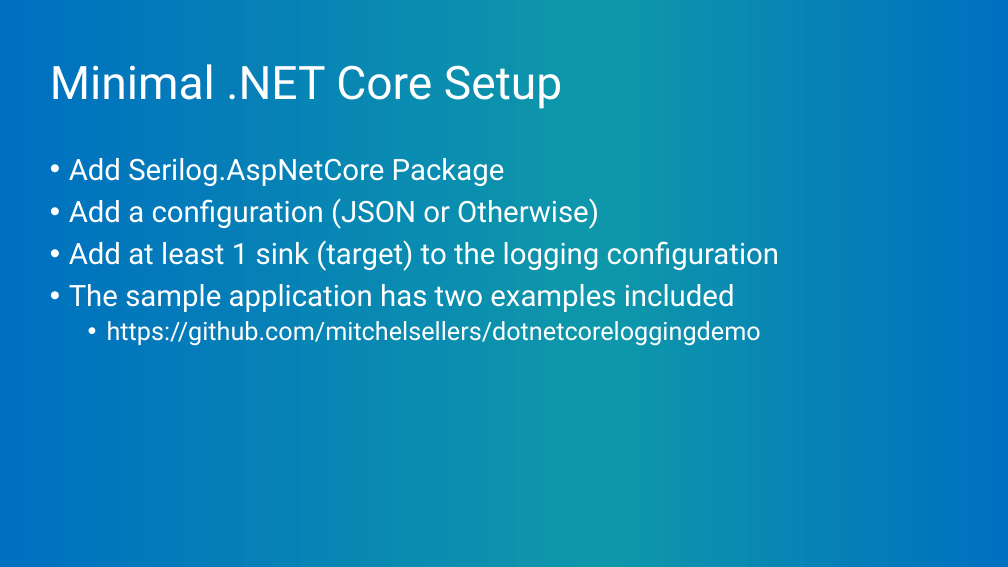
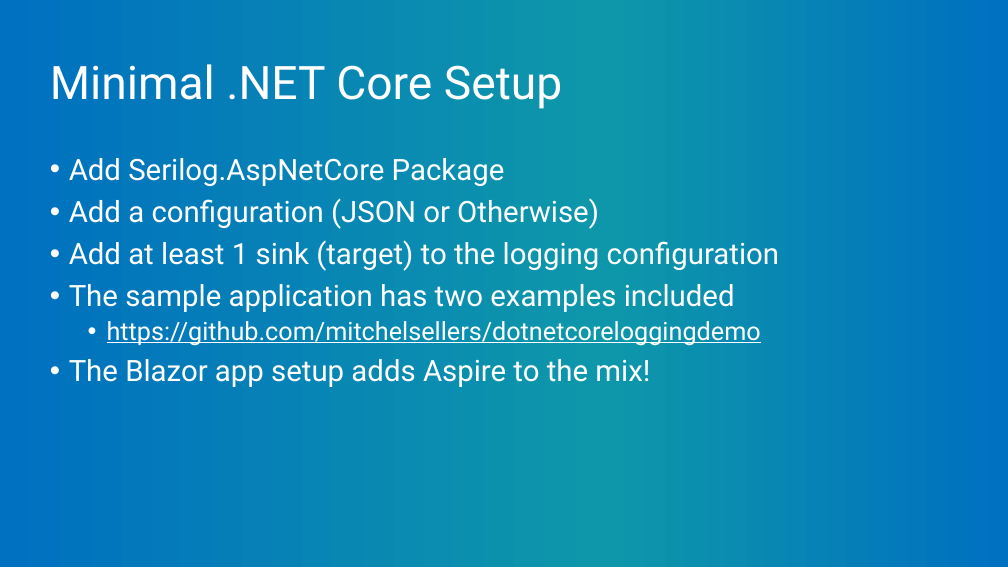
Before and after one commit to mitchelsellers/dotnetcoreloggingdemo, a slide deck: slide 17 of Presentation/But It Was Logged.pptx. Drawn at 1008x567 pixels with LibreOffice and Linux fonts; fonts in the diff are those of the drawing; background and template pictures are left out. Boxes give left, top, right and bottom in pixels: in the first picture for what was removed or moved away, otherwise in the second. Text is boxed around its words. In the diff, an @@ line names an element or a change of style, - is before the commit and + after.

```diff
--- a/Presentation/But It Was Logged.pptx
+++ b/Presentation/But It Was Logged.pptx
@@ text at bbox=[107, 321, 761, 346]: text colour #FFFFFF to #FEFFFF, underline on in "https://github.com/mitchelsellers/dotnetcoreloggingdemo" @@
@@ text at bbox=[69, 359, 650, 387]: paragraph added @@
+• The Blazor app setup adds Aspire to the mix!
```
Also in this commit, not shown: 3 other slides changed.
